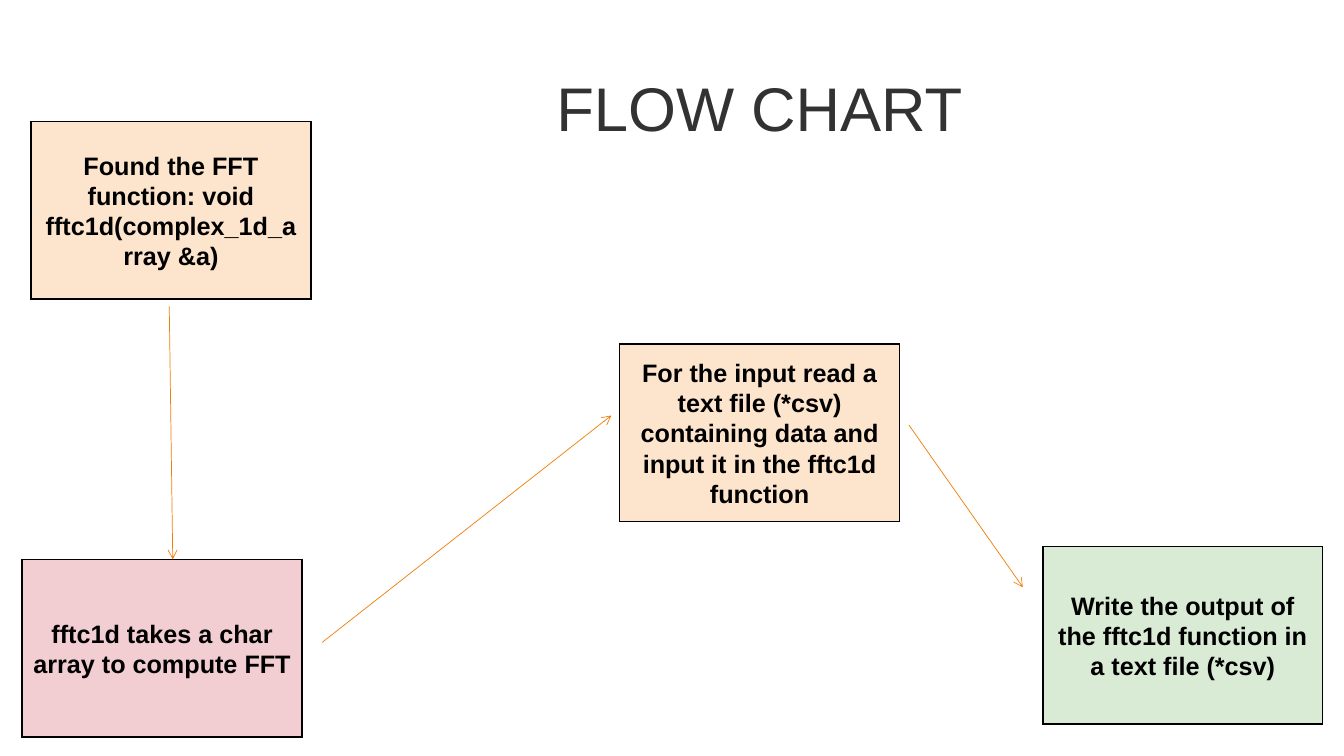
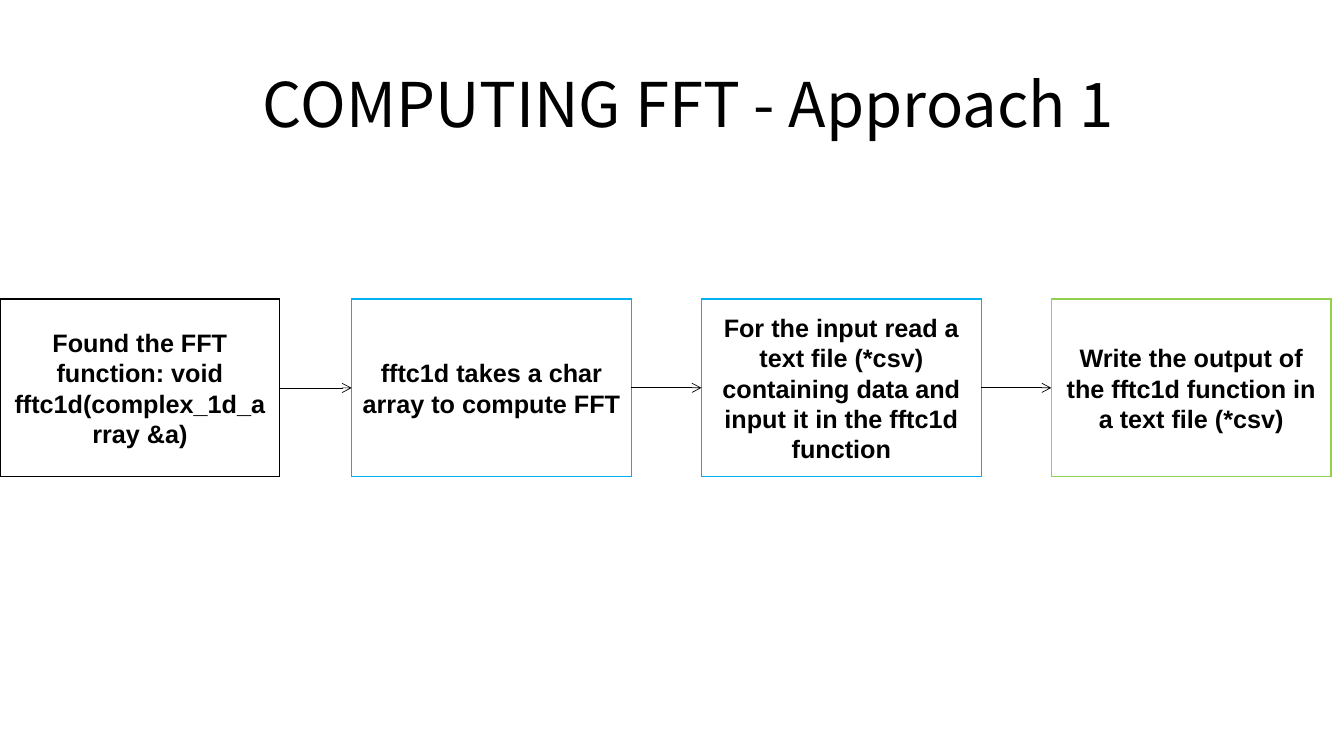
Before and after one commit to nowairanum/Learning, a slide deck: slide 2 of docs/Presentation.pptx. Drawn at 1344x756 pixels with LibreOffice and Linux fonts; fonts in the diff are those of the drawing. Boxes give left, top, right and bottom in pixels: in the first picture for what was removed or moved away, otherwise in the second. Text is boxed around its words. In the diff, an @@ line names an element or a change of style, - is before the commit and + after.

```diff
--- a/docs/Presentation.pptx
+++ b/docs/Presentation.pptx
@@ title added at [263, 78, 1114, 141], 44 pt, text #000000 @@
+COMPUTING FFT - Approach 1
@@ title removed at [556, 88, 962, 132] @@
-FLOW CHART
@@ rectangle "Found the FFT function: void ...": place and size @@
-rectangle "Found the FFT function: void ..." at [31, 122, 312, 299]
+rectangle "Found the FFT function: void ..." at [0, 299, 280, 477]
@@ rectangle "Found the FFT function: void ..." at [0, 299, 280, 477]: fill #FDE5CD to #FFFFFF @@
@@ rectangle "fftc1d takes a char array ...": place and size @@
-rectangle "fftc1d takes a char array ..." at [22, 560, 302, 737]
+rectangle "fftc1d takes a char array ..." at [352, 299, 632, 477]
@@ rectangle "fftc1d takes a char array ..." at [352, 299, 632, 477]: fill #F2CED2 to #FFFFFF; outline #000000 1 pt to #00B0F0 1 pt @@
@@ rectangle "For the input read a ...": place and size @@
-rectangle "For the input read a ..." at [620, 344, 900, 521]
+rectangle "For the input read a ..." at [702, 299, 982, 477]
@@ rectangle "For the input read a ..." at [702, 299, 982, 477]: fill #FDE5CD to none; outline #000000 1 pt to #00B0F0 1 pt @@
@@ rectangle "Write the output of the ...": place and size @@
-rectangle "Write the output of the ..." at [1044, 546, 1324, 724]
+rectangle "Write the output of the ..." at [1052, 299, 1332, 477]
@@ rectangle "Write the output of the ..." at [1052, 299, 1332, 477]: fill #D9EAD5 to #FFFFFF; outline #000000 1 pt to #92D050 1 pt @@
@@ arrow removed from (169, 307) to (172, 560) @@
@@ arrow added from (280, 388) to (352, 388), #000000 0.5 pt @@
@@ arrow added from (631, 388) to (702, 388), #000000 0.5 pt @@
@@ arrow added from (982, 388) to (1052, 388), #000000 0.5 pt @@
@@ arrow removed from (323, 642) to (612, 415) @@
@@ arrow removed from (909, 425) to (1023, 588) @@
```
Also in this commit, not shown: 5 slides added, 1 slide removed, 11 other files.
